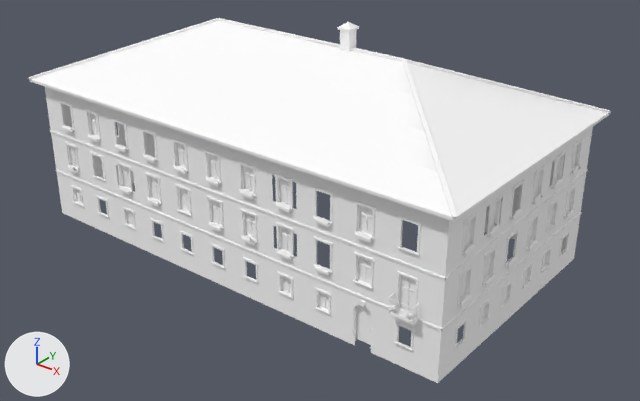
One commit to the glTF model games/yorimichi/assets/belmonte/meshes/SM_BM_BE_5_Villa.glb: the scene before it, then after it.
Rendered twice from a 50 mm camera at (32.0, -29.6, 30.6) aimed at (-2.8, 14.0, 3.5). Arrows for +X, +Y and +Z are at lower left; the lights stay in place. The first picture is the older version. Vertices at exactly the same position are counted once.

The first picture shows 'SM_BM_BE_5_Villa'.
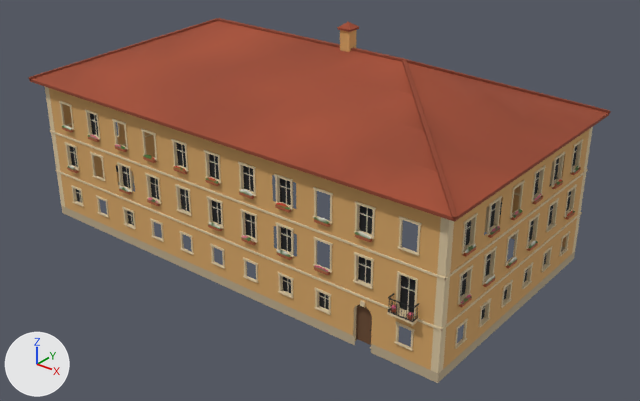
Location of each change, (x1, y1, x2, y2) in pixels of the pictures (640 x 401 px):
part 1 of me_sm_be_5_villa, recoloured (white to orange)
    both: (29, 18, 611, 383)

The change, as a list of edits to the scene's bpy script:
```text
Change me_sm_be_5_villa:
    where me_sm_be_5_villa.from_pydata(...)  # 10643 vertices, 14779 faces; spans x -22.8..12.8, y 5.2..24.8, z -0.3..16.2
    used by ob_sm_bm_be_5_villa; location = (0.0, 0.0, 0.0)
    me_sm_be_5_villa part 1: 14779 faces centred in x -22.7..12.7, y 5.3..24.7, z -0.2..16.0 are repainted in the vertex colours; the middle colour goes from white #ffffff to orange #d8a766
```
